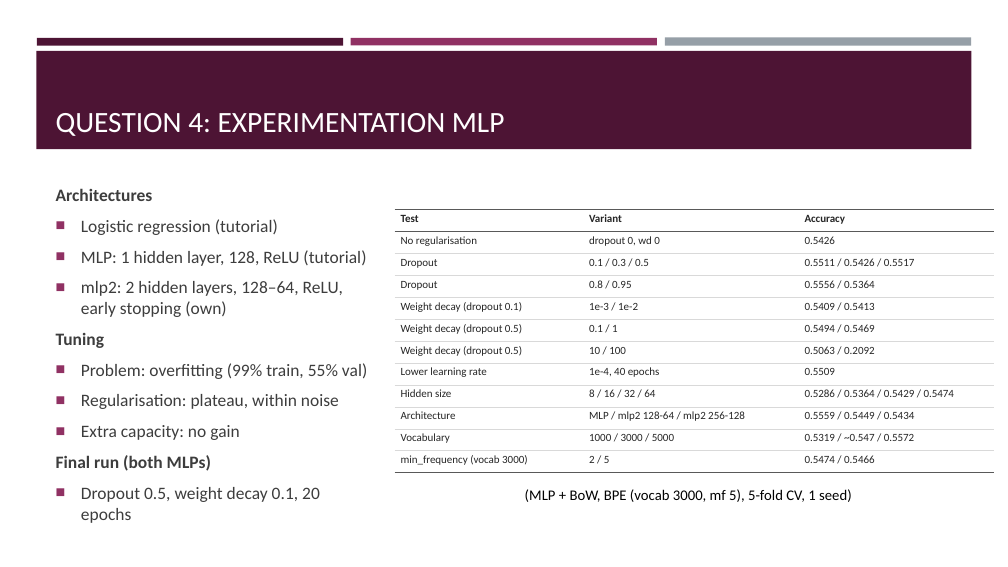
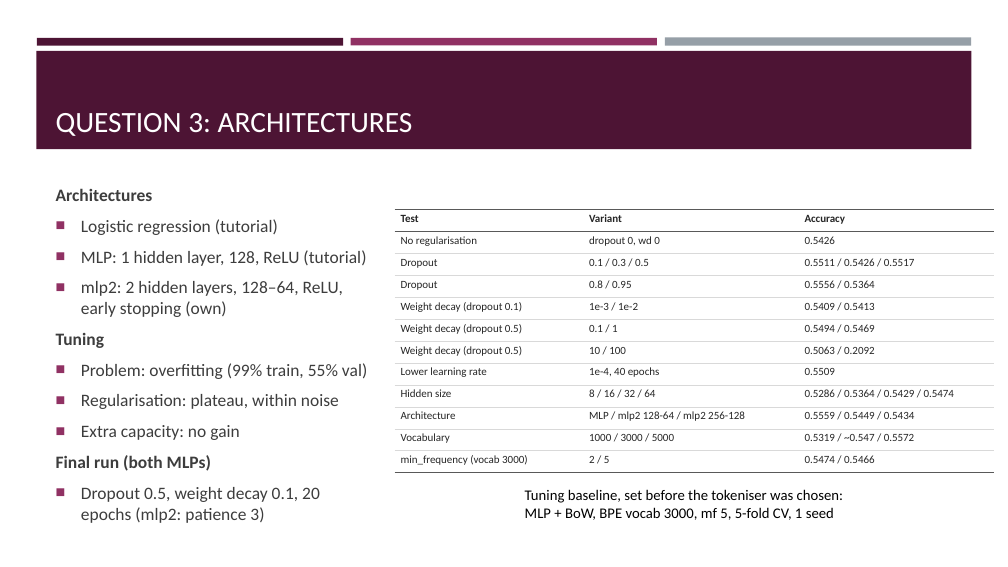
Before and after one commit to PepBaggen/nlp1-project, a slide deck: slide 4 of project1/NLP1_Project1_slides.pptx (slide 5 before the commit). Drawn at 1008x567 pixels with LibreOffice and Linux fonts; fonts in the diff are those of the drawing. Boxes give left, top, right and bottom in pixels: in the first picture for what was removed or moved away, otherwise in the second. Text is boxed around its words. In the diff, an @@ line names an element or a change of style, - is before the commit and + after.

```diff
--- a/project1/NLP1_Project1_slides.pptx
+++ b/project1/NLP1_Project1_slides.pptx
@@ title at [56, 113, 413, 136]: text changed @@
-QUESTION 4: EXPERIMENTATION MLP
+QUESTION 3: ARCHITECTURES
@@ text at [81, 487, 320, 523]: text changed @@
-■ Dropout 0.5, weight decay 0.1, 20 epochs
+■ Dropout 0.5, weight decay 0.1, 20 epochs (mlp2: patience 3)
@@ text at [525, 489, 843, 520]: text changed @@
-(MLP + BoW, BPE (vocab 3000, mf 5), 5-fold CV, 1 seed)
+Tuning baseline, set before the tokeniser was chosen: MLP + BoW, BPE vocab 3000, mf 5, 5-fold CV, 1 seed
```
Also in this commit, not shown: 5 other slides changed, 1 slide removed, 2 other files.
